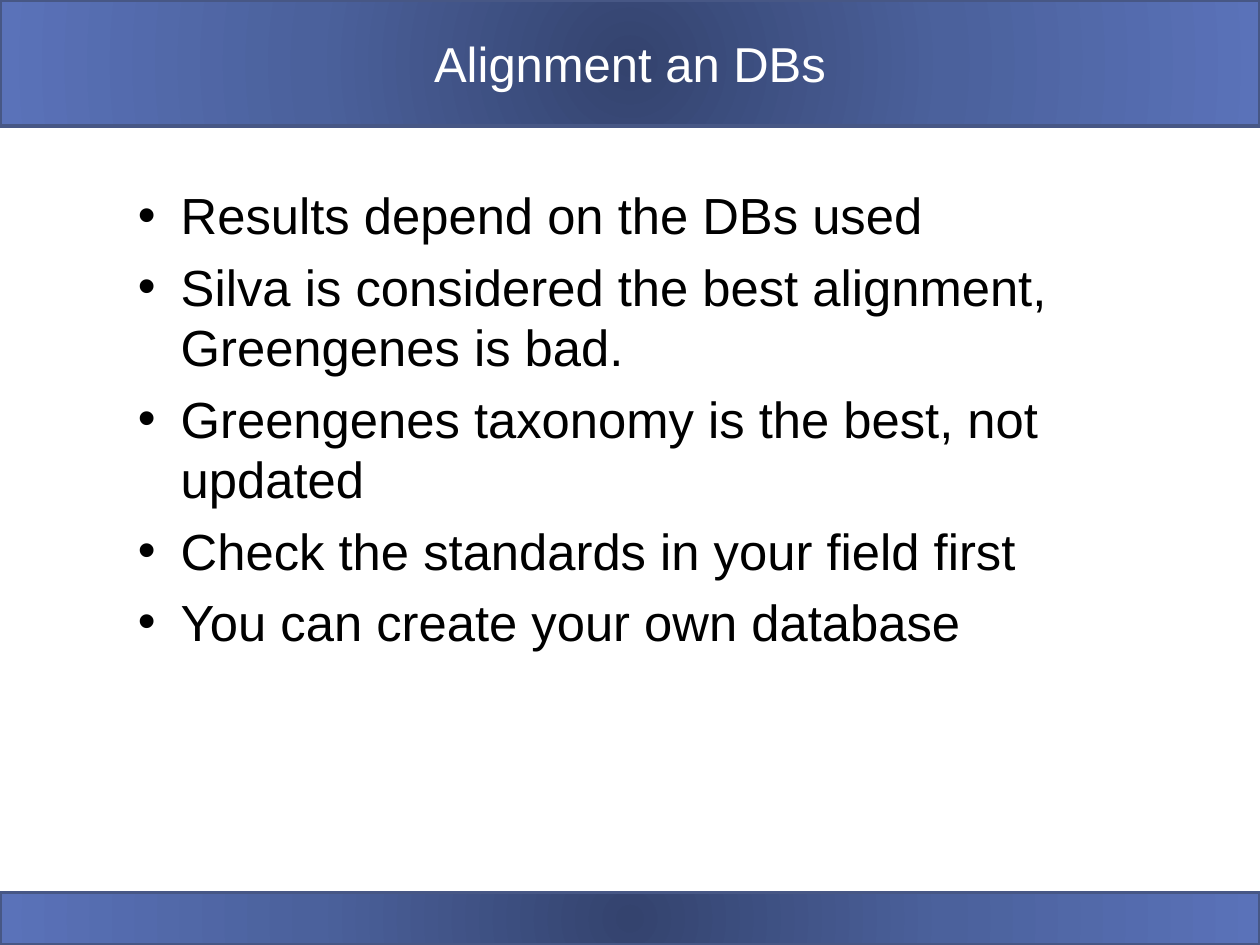
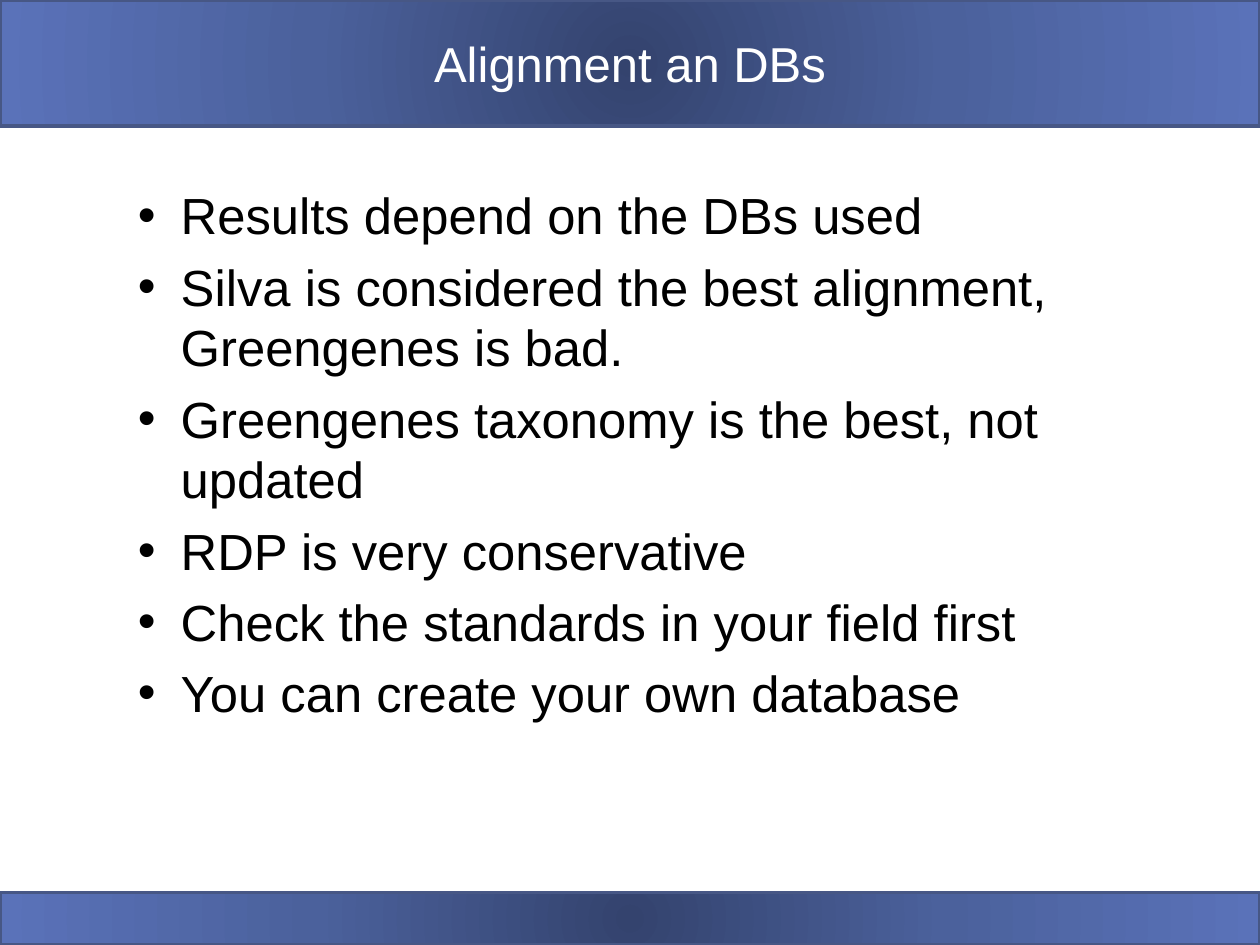
Before and after one commit to carden24/2018_Taller_Genomica_ambiental, a slide deck: slide 22 of W3_16S_analysis.pptx. Drawn at 1260x945 pixels with LibreOffice and Linux fonts; fonts in the diff are those of the drawing. Boxes give left, top, right and bottom in pixels: in the first picture for what was removed or moved away, otherwise in the second. Text is boxed around its words. In the diff, an @@ line names an element or a change of style, - is before the commit and + after.

```diff
--- a/W3_16S_analysis.pptx
+++ b/W3_16S_analysis.pptx
@@ text at (181, 533, 747, 580): paragraph added @@
+• RDP is very conservative
```
Also in this commit, not shown: 2 other slides changed, 7 other files.
